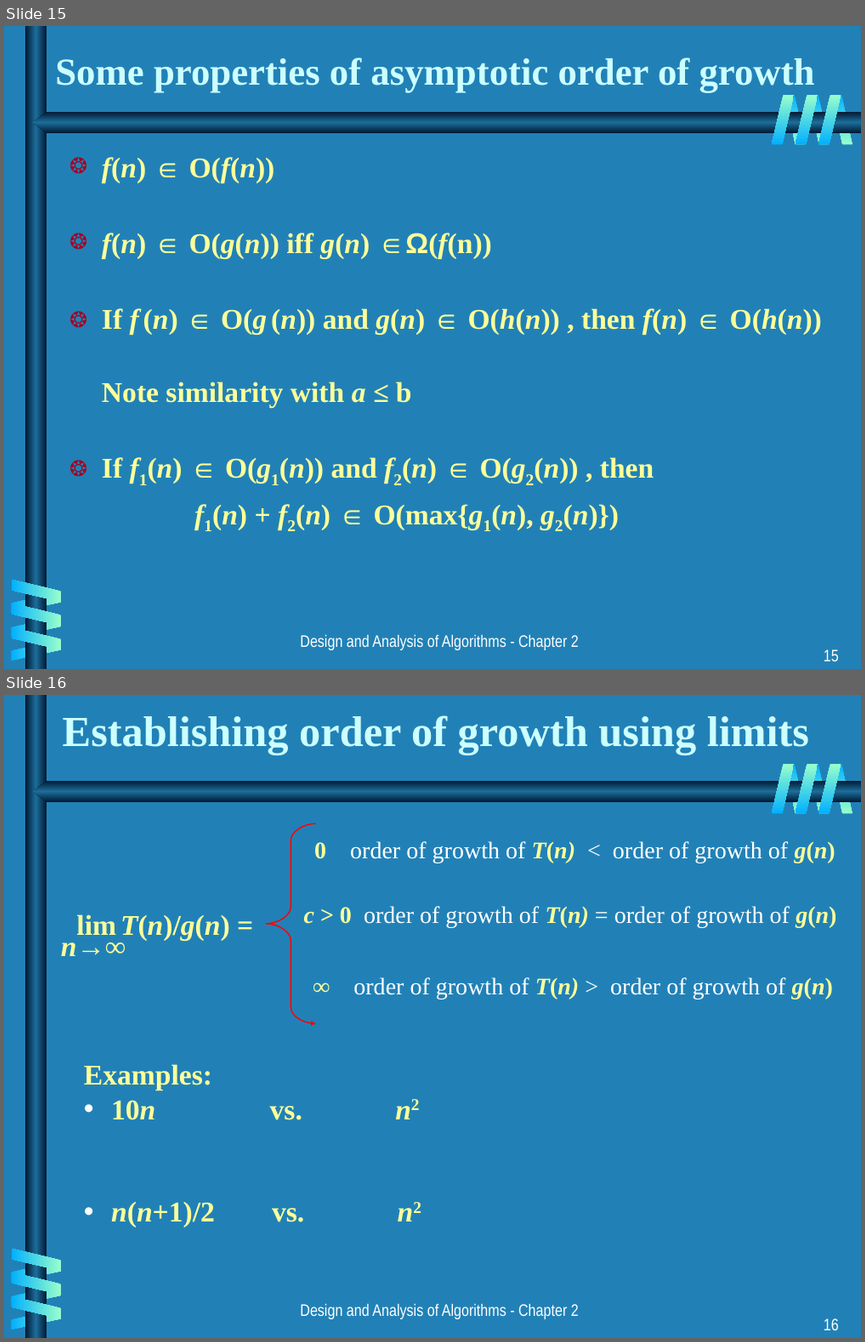
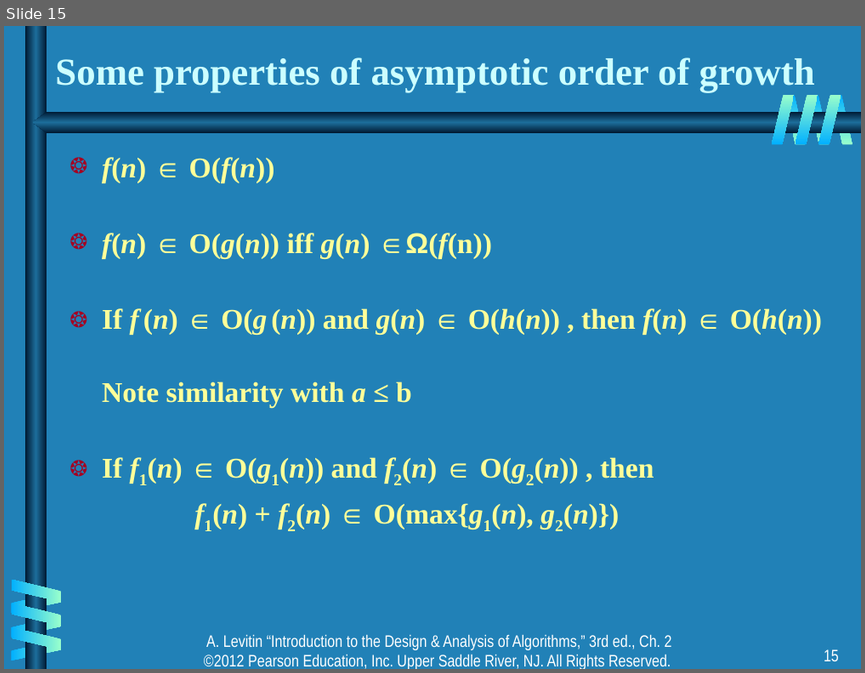
Before and after one commit to CMPT306/CMPT306.github.io, a slide deck: handouts/algorithms/ch02.ppt. Shown one above the other, each under a label of ours: slides 15 and 16 before the commit, slide 15 after it. The pictures are 865x1342 and 865x673 pixels, drawn with LibreOffice and Linux fonts; fonts in the diff are those of the drawing. Boxes give left, top, right and bottom in pixels: in the first picture for what was removed or moved away, otherwise in the second. Text is boxed around its words. In the diff, an @@ line names an element or a change of style, - is before the commit and + after.

Commit message:
algorithm analysis

```diff
--- a/handouts/algorithms/ch02.ppt
+++ b/handouts/algorithms/ch02.ppt
@@ slide 16 removed at [4, 695, 861, 1338], background #2181B7; not listed: 14 template elements that a slide beside it also shows @@
@@ title removed at [63, 715, 809, 755] @@
-Establishing order of growth using limits
@@ text removed at [76, 914, 230, 940] @@
-lim T(n)/g(n) =
@@ text removed at [61, 934, 126, 956] @@
-n→∞
@@ group removed at [266, 823, 836, 1023]: 3 texts, 1 freeform shape @@
-0 order of growth of T(n) < order of growth of g(n)
-c > 0 order of growth of T(n) = order of growth of g(n)
-∞ order of growth of T(n) > order of growth of g(n)
@@ text removed at [84, 1064, 304, 1227] @@
-Examples:
-• 10n vs. n2
-• n(n+1)/2 vs. n2
@@ text removed at [300, 1303, 579, 1319] @@
-Design and Analysis of Algorithms - Chapter 2
@@ page number removed at [823, 1318, 839, 1330] @@
-16
@@ slide 15 changed as well @@
@@ text at [204, 634, 672, 669]: text changed @@
-Design and Analysis of Algorithms - Chapter 2
+A. Levitin “Introduction to the Design & Analysis of Algorithms,” 3rd ed., Ch. 2 ©2012 Pearson Education, Inc. Upper Saddle River, NJ. All Rights Reserved.
```
Also in this commit, not shown: 33 other slides changed, 1 slide added, 2 other slides removed, 1 other file.
